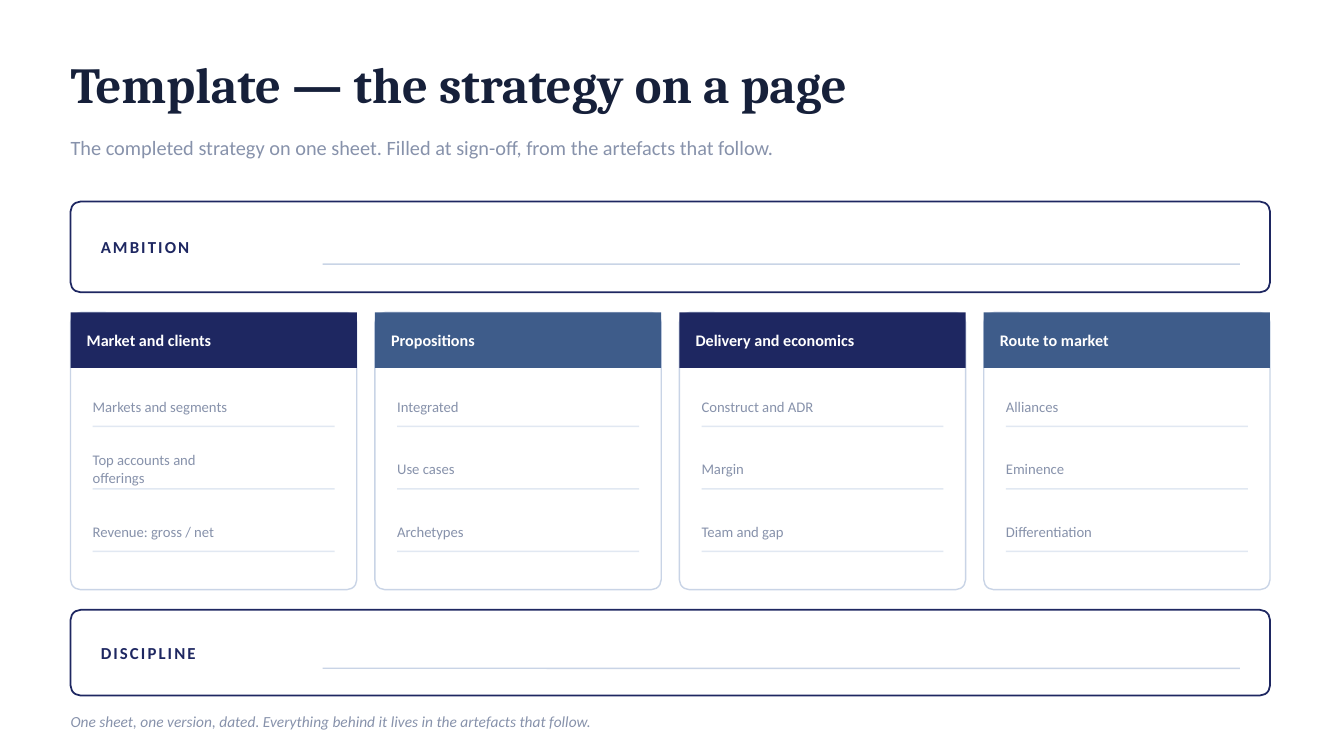
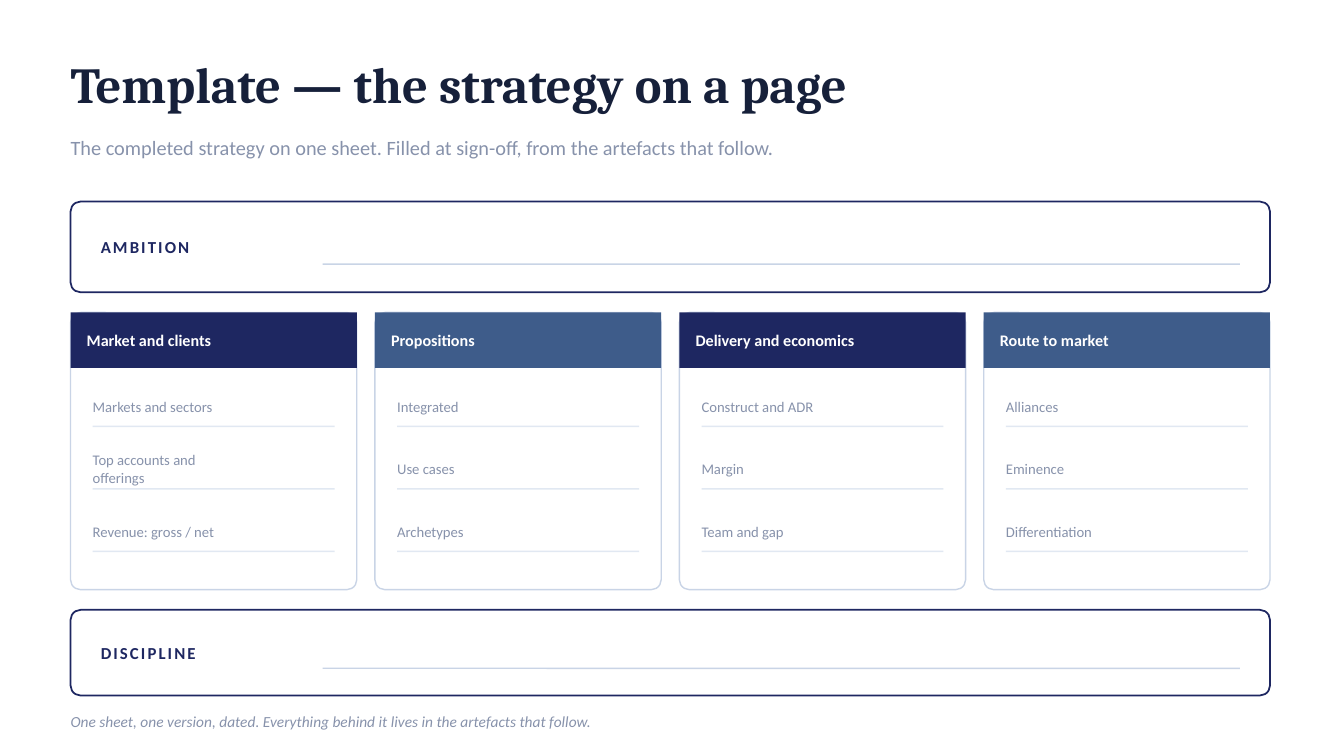
Before and after one commit to dhajjar-cyber/bae, a slide deck: slide 29 of FSI strategy/EAI&D-FSI-Strategy-Development-Plan.pptx. Drawn at 1344x756 pixels with LibreOffice and Linux fonts; fonts in the diff are those of the drawing. Boxes give left, top, right and bottom in pixels: in the first picture for what was removed or moved away, otherwise in the second. Text is boxed around its words. In the diff, an @@ line names an element or a change of style, - is before the commit and + after.

```diff
--- a/FSI strategy/EAI&D-FSI-Strategy-Development-Plan.pptx
+++ b/FSI strategy/EAI&D-FSI-Strategy-Development-Plan.pptx
@@ text at (x1=93, y1=402, x2=212, y2=412): text changed @@
-Markets and segments
+Markets and sectors
```
Also in this commit, not shown: 18 other slides changed, 2 other files.
